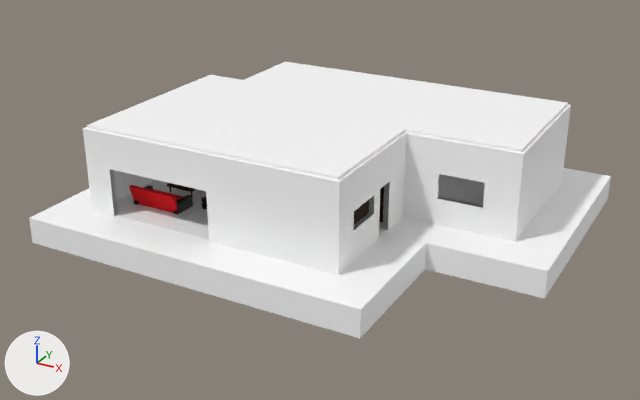
A saved change to the glTF model public/models/houses/House1.glb.
Camera for both pictures: a camera (50 mm lens) standing at (22.6, -32.1, 16.2) and looking at (4.9, 0.1, 0.1). The lights are fixed; the arrows at lower left show +X, +Y and +Z. Where no turn or scale is listed for an object, it has been applied to the vertices. Vertices at the same position are counted once.

In view in the first picture: '1', '1.001', 'Cube.015', 'Cube.019', 'roof', 'walls'.
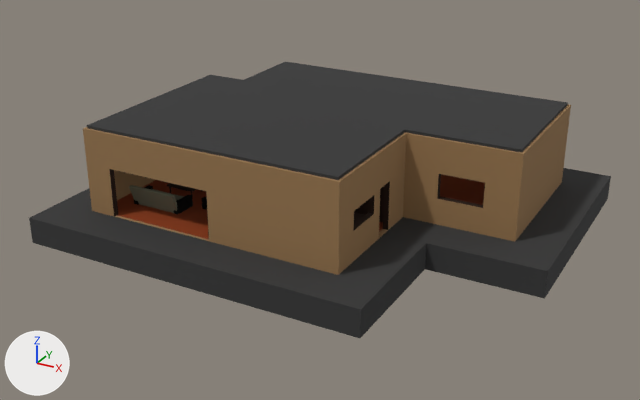
Where the change shows, as pixel boxes (x1, y1, x2, y2) in the pictures (640 x 400 px):
'walls', recoloured (white to brown): (83, 104, 571, 275) in both
'1.001', recoloured (white to black): (29, 168, 611, 338) in both
'roof', recoloured (white to black): (87, 62, 568, 180) in both
'1', recoloured (white to brown): (117, 174, 485, 239) in both
'Cube.019', recoloured: (129, 185, 193, 215) in both
'walls.001', reshaped (not visible before): after (109, 169, 485, 236)
'Cube.015', recoloured: (201, 196, 207, 210) in both

Edits to the bpy script that builds the scene:
```text
Change mat_material_004:
    mat_material_004.base_color: (1.0, 1.0, 1.0) -> (0.312, 0.181, 0.077)  # white #ffffff -> brown #98764e
Change mat_material_006:
    mat_material_006.base_color: (1.0, 1.0, 1.0) -> (0.0339, 0.0339, 0.0339)  # white #ffffff -> black #343434
Change mat_material_001:
    mat_material_001.base_color: (0.8, 0.0, 0.00601) -> (0.169, 0.171, 0.112)  # red #e70012 -> dark yellow #72735e
Change mat_material_005:
    mat_material_005.base_color: (1.0, 1.0, 1.0) -> (0.257, 0.0364, 0.0)  # white #ffffff -> brown #8b3600
Change me_plane_006:
    used by ob_walls_001; location = (13.72, 7.44, -0.14)
    remove me_plane_006.from_pydata(...)  # 132 vertices, 118 faces; spans x -17.1..-1.3, y -13.1..0.1, z 0.2..2.5
    add me_plane_006.from_pydata(...)  # 264 vertices, 500 faces; spans x -17.1..-1.3, y -13.1..0.1, z 0.2..2.5
    me_plane_006 part 1
    16 faces are deleted
    132 vertices are added at x -17.1..-1.3, y -13.1..0.1, z 0.2..2.5
    398 new faces join them
```
